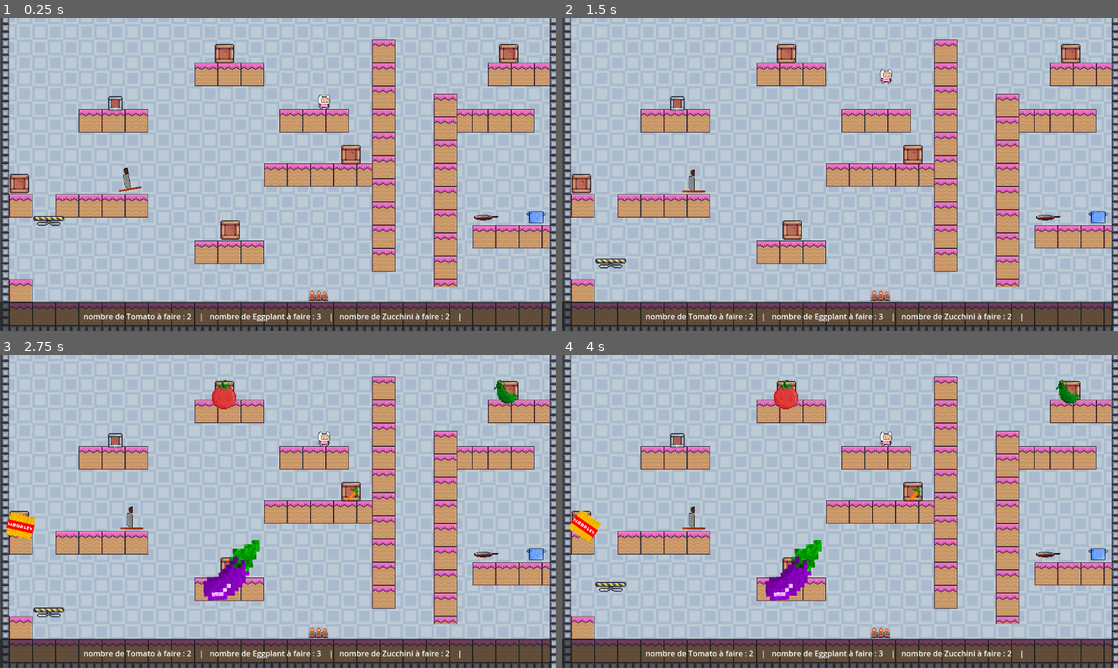
Above: before the commit, frames 1-4 (two rows, left to right).
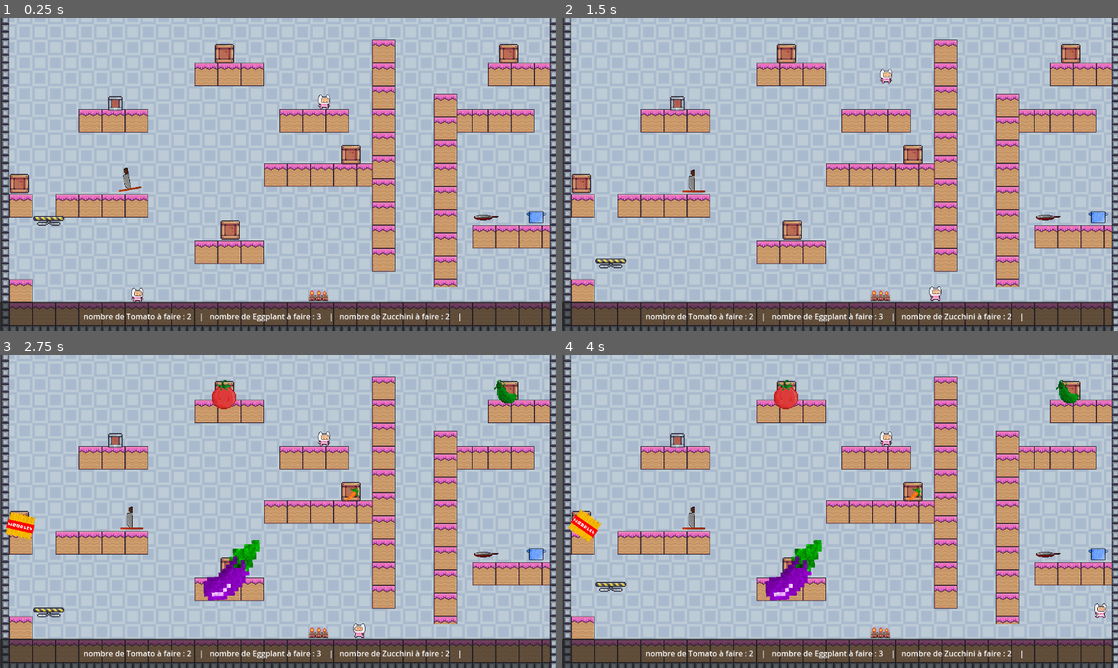
Above: after the commit, the same moments.

Repository: queer-frogs/undercooked
Game: Godot game, scene res://node.tscn
Two runs of this game, one before a commit and one after it. Both use one fixed random seed, a clock stepped at 60 frames per second and the inputs below.
Inputs:
- Up to frame 1 (0.25 s): no input
- Up to frame 2 (1.5 s): hold Right (move_right_1) from 0.53 s (still down); tap Alt (dash_1) at 0.6 s; tap Shift (jump_1) at 0.77 s; tap Q (dash_2) at 1.35 s
- Up to frame 3 (2.75 s): tap Shift (jump_1) at 1.52 s; release Right (move_right_1) at 2.03 s; hold Left (move_left_1) from 2.03 s (still down); tap E (interact_1) at 2.1 s
- Up to frame 4 (4 s): release Left (move_left_1) at 2.78 s; hold Right (move_right_1) from 2.78 s (still down); tap U (interact_2) at 2.85 s; tap Shift (jump_1) at 3.02, 3.77 s; tap Alt (dash_1) at 3.6 s

The runs differ from the first frame. In frame 1, less than 0.1% of the frame differs, in the area x 23-26%, y 86-91%; in frame 2, less than 0.1%; in frame 3, less than 0.1%; in frame 4, less than 0.1%.

Commit message:
sprites recette et affichage premier joueur qui avait disparu

Diff:
--- a/node.tscn
+++ b/node.tscn
@@ -564,9 +564,6 @@
 stream = ExtResource("10_78kqo")
 autoplay = true
 
-[node name="Character1" parent="." instance=ExtResource("3_2jxds")]
-position = Vector2(-29, 7)
-
 [node name="Game_manager" type="Node" parent="."]
 script = ExtResource("10_worv4")
 
@@ -594,6 +591,9 @@
 horizontal_alignment = 1
 vertical_alignment = 1
 
+[node name="Character1" parent="." instance=ExtResource("3_2jxds")]
+position = Vector2(109, 227)
+
 [node name="Character2" parent="." instance=ExtResource("3_2jxds")]
 position = Vector2(496, -169)
 input_left = "move_left_2"
@@ -604,8 +604,5 @@
 input_dash = "dash_2"
 interact = "interact_2"
 
-[node name="Character3" parent="." instance=ExtResource("3_2jxds")]
-position = Vector2(-29, 7)
-
 [node name="Plating" parent="." instance=ExtResource("9_f1m3c")]
 position = Vector2(669, 580)
Not shown: 1 places in node.tscn that only renumber resources
Binary file added: vrais assets/noodles1.png
Not shown, added: vrais assets/noodles1.png.import
Binary file added: vrais assets/noodles2.png
Not shown, added: vrais assets/noodles2.png.import
Binary file added: vrais assets/noodles3.png
Not shown, added: vrais assets/noodles3.png.import
Binary file added: vrais assets/salade.png
Not shown, added: vrais assets/salade.png.import
